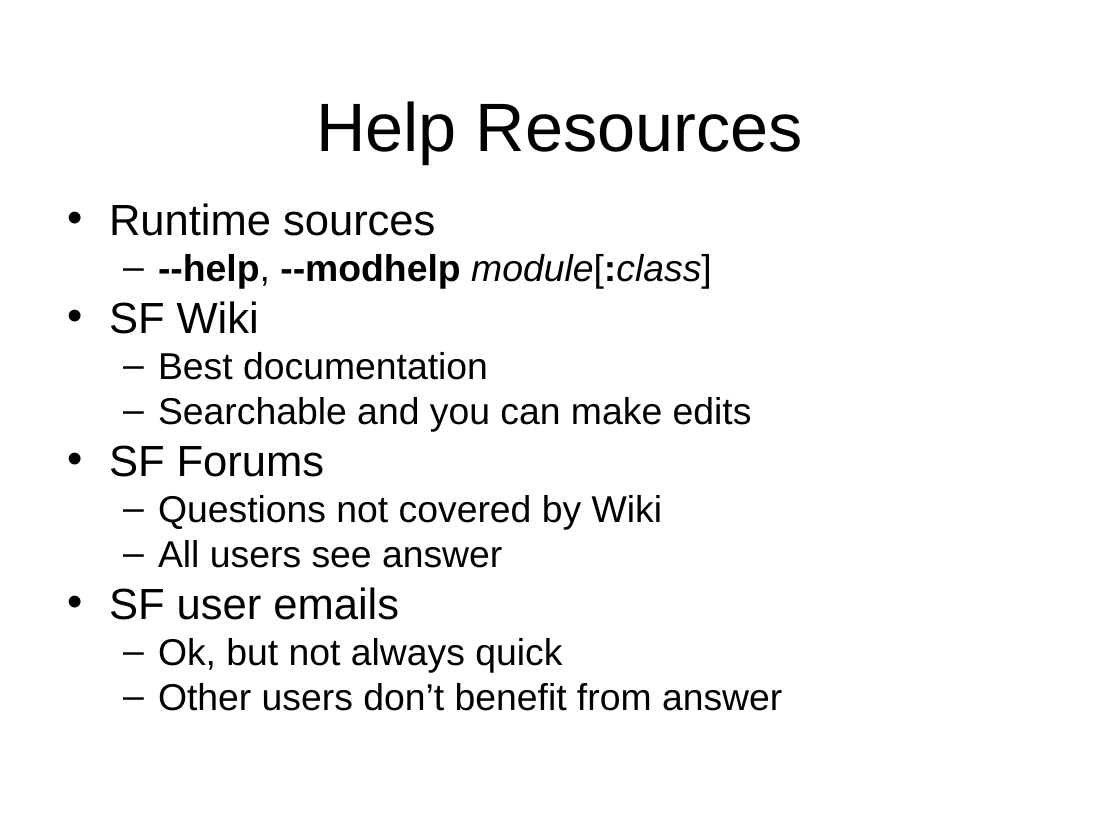
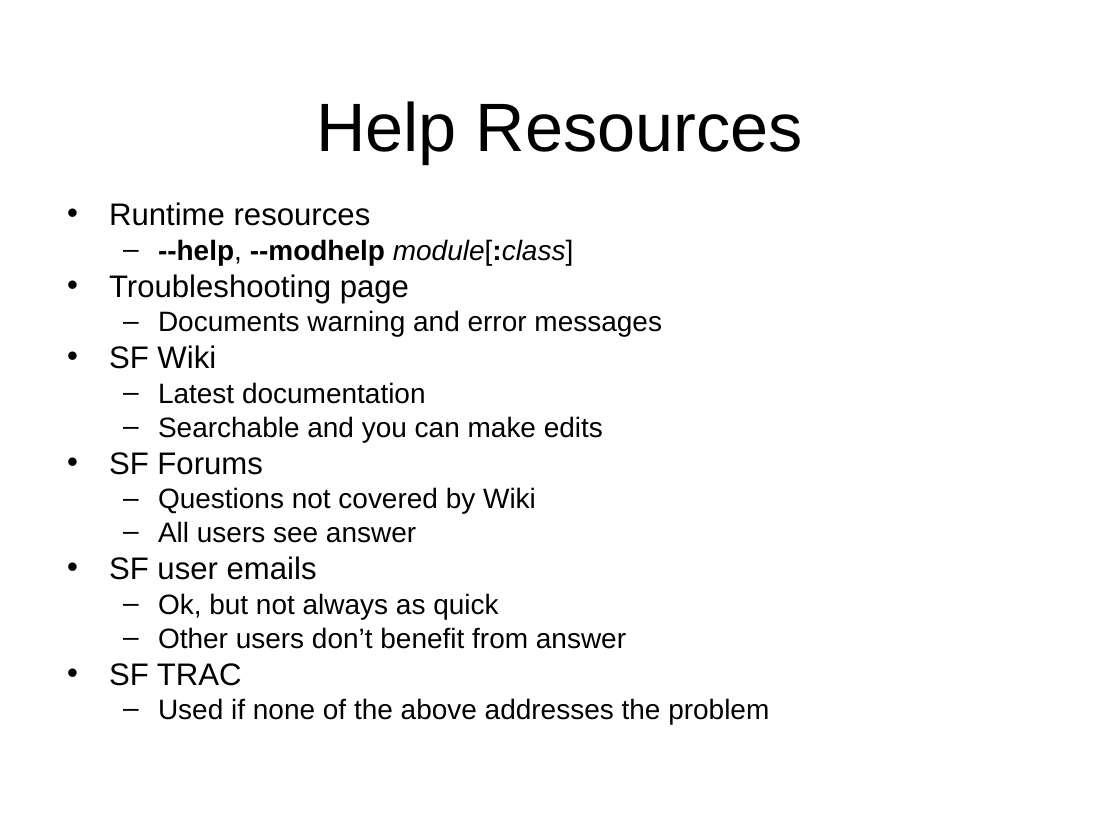
Before and after one commit to gridlab-d/course, a slide deck: slide 2 of 1.4 - Getting help.pps. Drawn at 1120x840 pixels with LibreOffice and Linux fonts; fonts in the diff are those of the drawing; background and template pictures are left out. Boxes give left, top, right and bottom in pixels: in the first picture for what was removed or moved away, otherwise in the second. Text is boxed around its words. In the diff, an @@ line names an element or a change of style, - is before the commit and + after.

```diff
--- a/1.4 - Getting help.pps
+++ b/1.4 - Getting help.pps
@@ text at [109, 202, 371, 226]: text changed; size 28 to 20 pt @@
-• Runtime sources
+• Runtime resources
@@ text at [109, 239, 626, 649]: size 24 to 18 pt in "--help, --modhelp module[:class]", "Searchable and you can make edits", "Questions not covered by Wiki", "All users see answer" and 1 more places; size 28 to 20 pt in "SF Wiki", "SF Forums", "SF user emails"; less space between paragraphs @@
@@ text at [109, 274, 662, 336]: paragraphs added @@
+• Troubleshooting page
+  – Documents warning and error messages
@@ text at [158, 382, 426, 404]: text changed; size 24 to 18 pt @@
-  – Best documentation
+  – Latest documentation
@@ text at [158, 593, 498, 619]: text changed; size 24 to 18 pt @@
-  – Ok, but not always quick
+  – Ok, but not always as quick
@@ text at [109, 663, 769, 724]: paragraphs added @@
+• SF TRAC
+  – Used if none of the above addresses the problem
```
Also in this commit, not shown: 2 other slides changed, 6 slides added, 7 slides removed.
